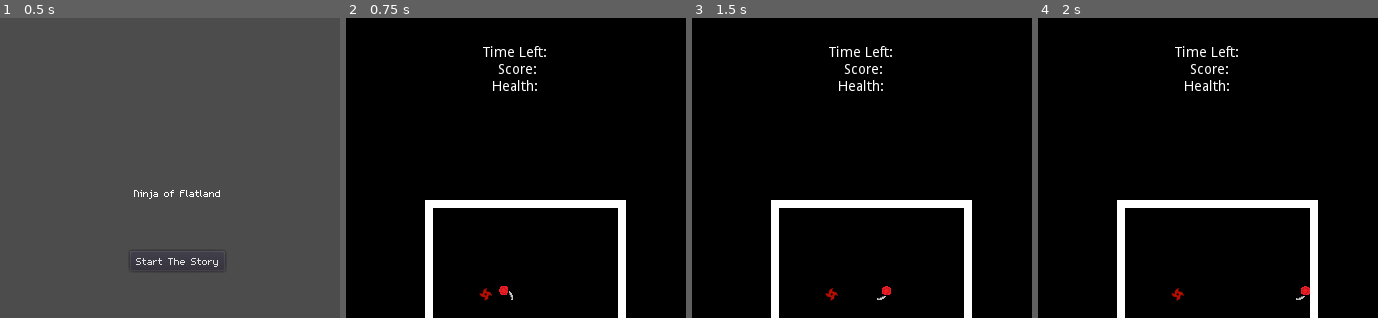
Above: before the commit, frames 1-4 (left to right).
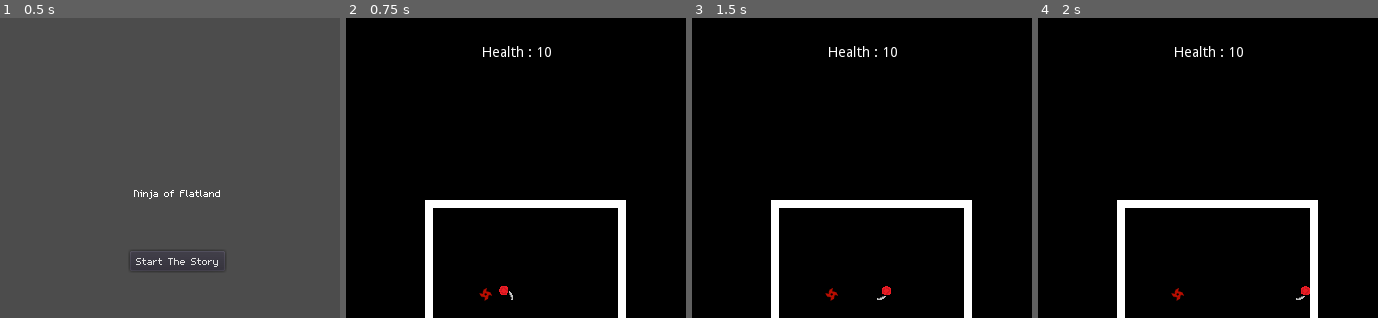
Above: after the commit, the same moments.

Repository: bsu-cs315/Final_Project_Group5
Game: Godot game, scene res://Scenes/TitleScreen.tscn
Same seed, same stepped clock (60 frames per second), same inputs: the game is played once before the commit and once after it.
Inputs:
- Up to frame 1 (0.5 s): no input
- Up to frame 2 (0.75 s): click "Start The Story" at 0.5 s
- Up to frame 3 (1.5 s): tap Enter at 1.25 s; hold Right (move_right) from 1.28 s (still down); tap R (reAwaken) at 1.35 s
- Up to frame 4 (2 s): keep holding Right (move_right)
The pictures show only the part of the screen within x 25-75%, y 0-50%; the shares and areas given below are measured in that part.

Frame 1 is identical in both runs. In frame 2, 0.8% of the frame differs, in the area x 40-61%, y 9-25%; in frame 3, 0.8%; in frame 4, 0.8%.

Commit message:
Add HUD data to Level2 scene and made it more robust

Diff:
--- a/project/Player.gd
+++ b/project/Player.gd
@@ -9,7 +9,7 @@
 var _speed : int = 150
 var health : int = 10
 
-const _invulnerabilityPeriod = 3  # The length of time the player will be invulnerable for after taking damage, in seconds.
+const _invulnerabilityPeriod = 2  # The length of time the player will be invulnerable for after taking damage, in seconds.
 const _invulnerabilityFlashPeriod = 0.2
 var _invulnerabilityTimer = 0  # The variable used to actually keep track of invulnerability
 var _invulnerabilityFlashTimer = 0.2
@@ -50,7 +50,7 @@
 			playerSound.playing = true
 			health = health - 1
 			print("Player HP: " + str(health))
-			_invulnerabilityTimer = _invulnerabilityPeriod
+			_invulnerabilityTimer = _invulnerabilityPeriod  # Initiates the player invulnerability time. Length of invulnerability is handled in _process()
 			_invulnerabilityFlashTimer = _invulnerabilityFlashPeriod
 			connect("playerDamaged", area, "bulletRemovalTrigger")  # connects to the specific bullet that damaged the player
 			emit_signal("playerDamaged")  # sends bullet removal signal to the bullet that did damage
--- /dev/null
+++ b/project/Scenes/Level2.gd
@@ -0,0 +1,8 @@
+extends Node2D
+
+onready var _HUD = get_node("HUD")
+onready var player = get_node("Player")
+
+
+func _process(_delta):
+	_HUD.get_node("Label").text = "Health : " + str(player.health)
--- a/project/Scenes/Level2.tscn
+++ b/project/Scenes/Level2.tscn
@@ -6,8 +6,10 @@
 [ext_resource path="res://ThrowingStar.tscn" type="PackedScene" id=4]
 [ext_resource path="res://sprites/black_pixel.png" type="Texture" id=5]
 [ext_resource path="res://WaveShruiken.tscn" type="PackedScene" id=6]
+[ext_resource path="res://Scenes/Level2.gd" type="Script" id=7]
 
 [node name="Level2" type="Node2D"]
+script = ExtResource( 7 )
 
 [node name="Background" type="Sprite" parent="."]
 position = Vector2( 340, 300 )
--- a/project/Scenes/World.gd
+++ b/project/Scenes/World.gd
@@ -13,6 +13,7 @@
 	position.x = get_viewport_rect().size.x/6
 	if($TimeLeft.time_left >= 0):
 		$HUD/Label.text = "Time Left: " + str(int($TimeLeft.time_left)) + "\nScore: " + str(timeCount) + "\n Health : " + str(player.health)
+
 func _on_TimeLeft_timeout():
 	timeCount = timeCount + (100 * player.health)
 	$TimeCounter.stop()
Not shown: 1 places in project/Scenes/Level2.tscn that only renumber resources
